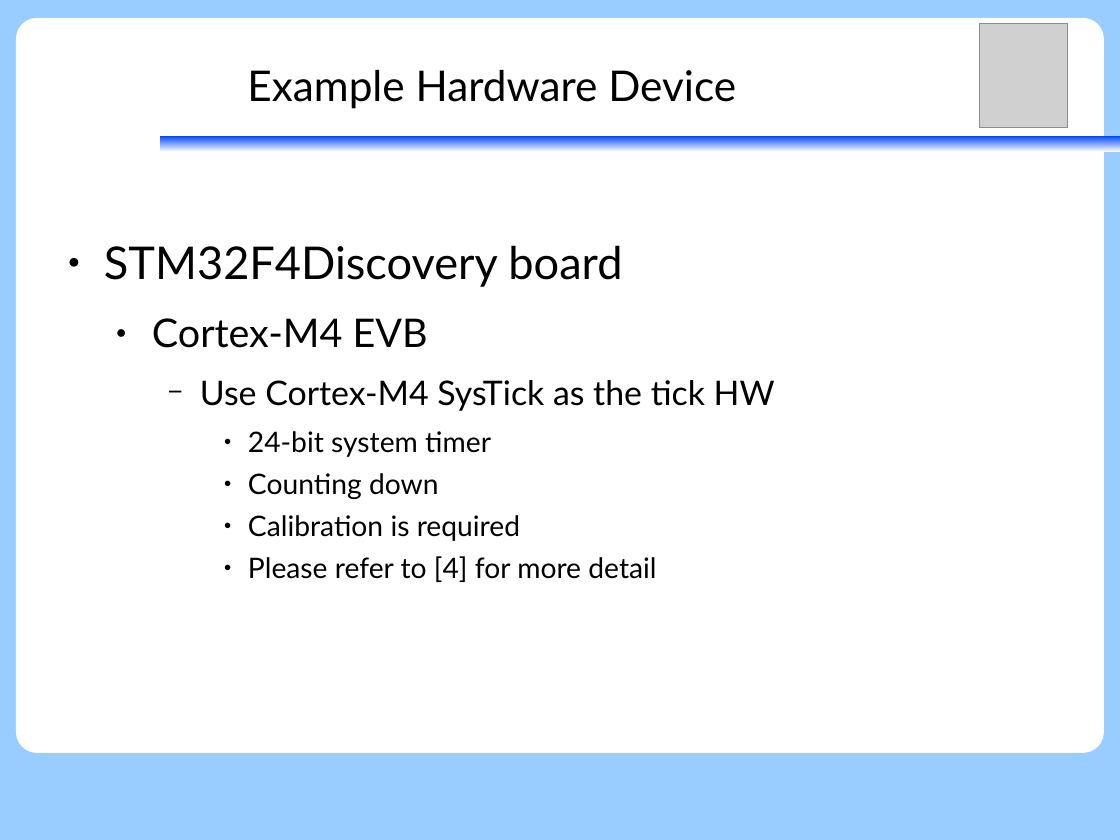
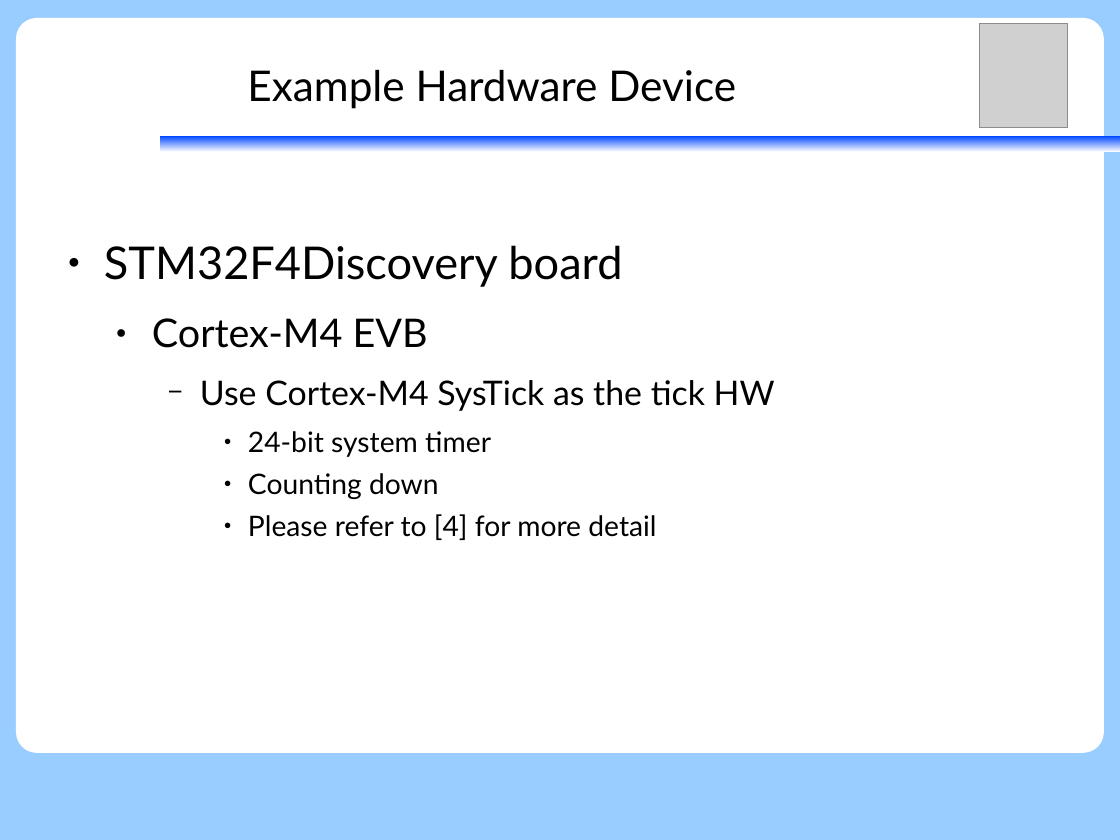
Before and after one commit to vh21/documents, a slide deck: slide 26 of ukernel/f9-microkernel-ktimer.odp (slide 27 before the commit). Drawn at 1120x840 pixels with LibreOffice and Linux fonts; fonts in the diff are those of the drawing; grey boxes stand for pictures. Boxes give left, top, right and bottom in pixels: in the first picture for what was removed or moved away, otherwise in the second. Text is boxed around its words. In the diff, an @@ line names an element or a change of style, - is before the commit and + after.

Commit message:
ukernel: f9-kernel: remove calibration page

```diff
--- a/ukernel/f9-microkernel-ktimer.odp
+++ b/ukernel/f9-microkernel-ktimer.odp
@@ text at (248, 515, 520, 541): paragraph removed @@
-      ● Calibration is required
```
Also in this commit, not shown: 3 other slides changed, 1 slide added, 1 slide removed.
